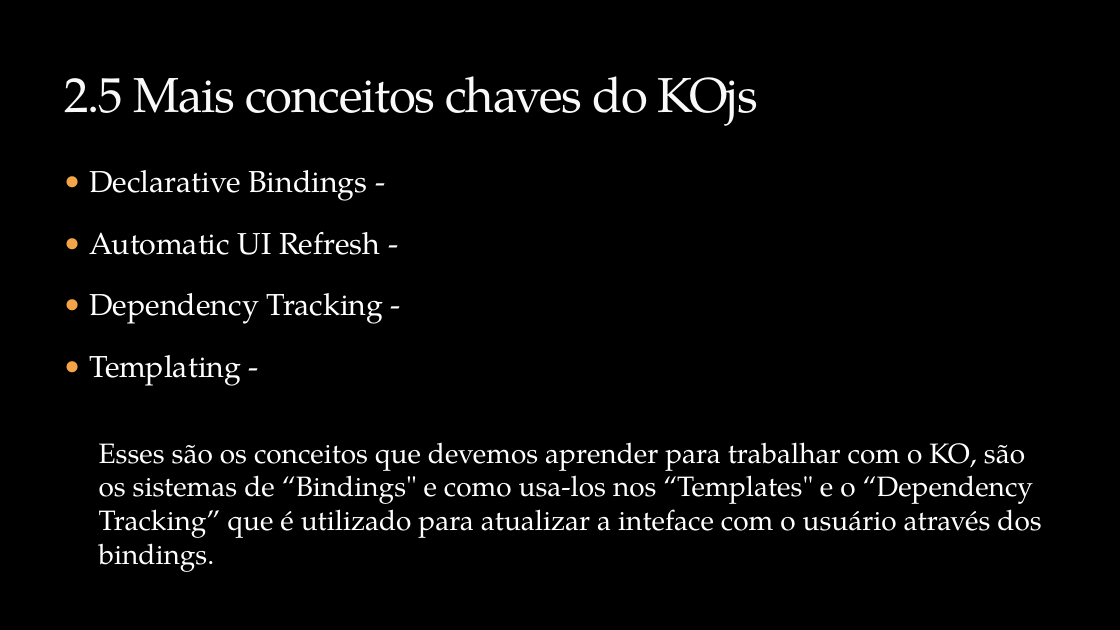
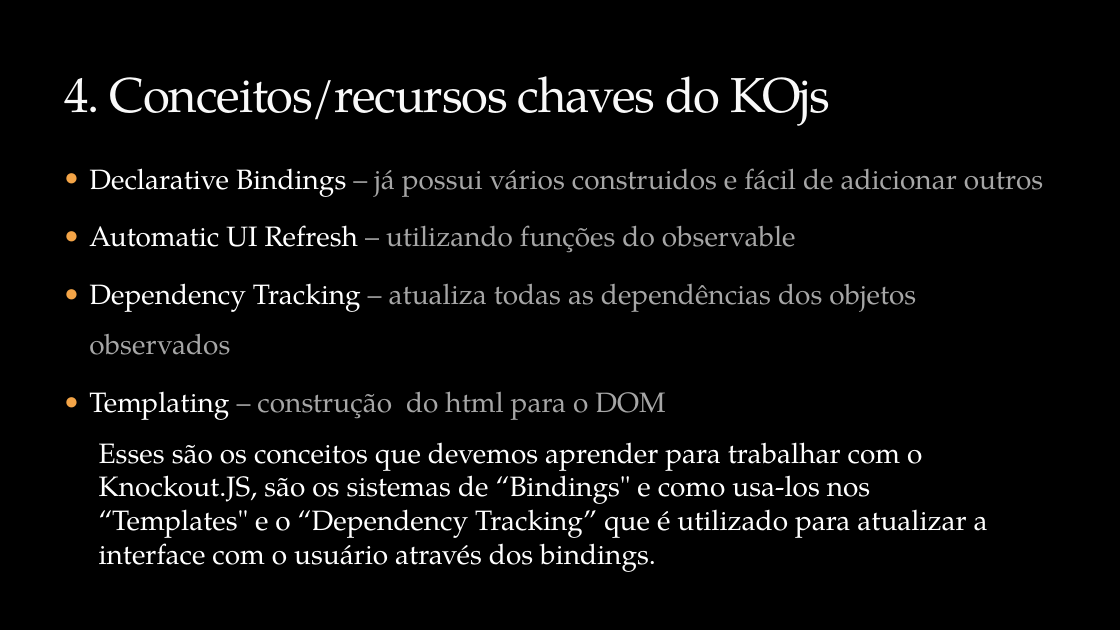
Before and after one commit to rodrigolessa/Sample.Kadastro.Knockout, a slide deck: slide 9 of Apresentacao.Knockout.JS/Knockout.JS.2014.04.pptx (slide 8 before the commit). Drawn at 1120x630 pixels with LibreOffice and Linux fonts; fonts in the diff are those of the drawing; background and template pictures are left out. Boxes give left, top, right and bottom in pixels: in the first picture for what was removed or moved away, otherwise in the second. Text is boxed around its words. In the diff, an @@ line names an element or a change of style, - is before the commit and + after.

```diff
--- a/Apresentacao.Knockout.JS/Knockout.JS.2014.04.pptx
+++ b/Apresentacao.Knockout.JS/Knockout.JS.2014.04.pptx
@@ title at (64,76,831,126): text changed @@
-2.5 Mais conceitos chaves do KOjs
+4. Conceitos/recursos chaves do KOjs
@@ text at (89,168,1044,420): text changed; size 26 to 24.1 pt; text colour #FFFFFF to #A6A6A6 @@
-● Declarative Bindings -
-● Automatic UI Refresh -
-● Dependency Tracking -
-● Templating -
+● Declarative Bindings – já possui vários construidos e fácil de adicionar outros
+● Automatic UI Refresh – utilizando funções do observable
+● Dependency Tracking – atualiza todas as dependências dos objetos observados
+● Templating – construção do html para o DOM
@@ text at (99,442,988,572): text changed @@
-Esses são os conceitos que devemos aprender para trabalhar com o KO, são os sistemas de “Bindings" e como usa-los nos “Templates" e o “Dependency Tracking” que é utilizado para atualizar a inteface com o usuário através dos bindings.
+Esses são os conceitos que devemos aprender para trabalhar com o Knockout.JS, são os sistemas de “Bindings" e como usa-los nos “Templates" e o “Dependency Tracking” que é utilizado para atualizar a interface com o usuário através dos bindings.
```
Also in this commit, not shown: 10 other slides changed, 3 slides added, 3 other files.
